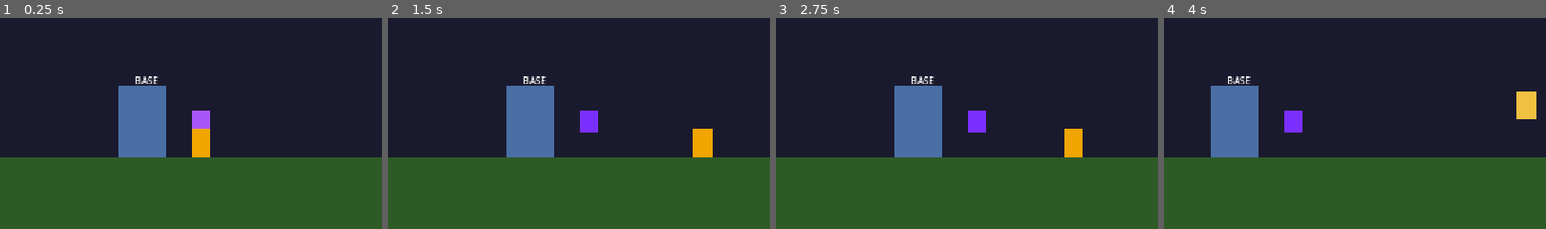
Above: before the commit, frames 1-4 (left to right).
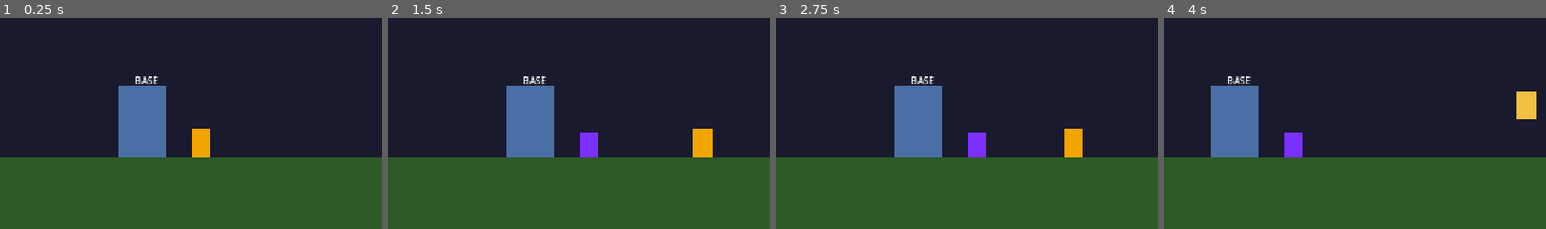
Above: after the commit, the same moments.

Repository: Saebeas/Simplespire
Game: Godot game, scene res://levels/main_game.tscn
Two runs of this game, one before a commit and one after it. Both use one fixed random seed, a clock stepped at 60 frames per second and the inputs below.
Inputs (mouse positions are % of the whole screen's width and height, from its top left):
- Up to frame 1 (0.25 s): no input
- Up to frame 2 (1.5 s): tap Enter at 0.5 s; move the mouse to (72, 44) at 0.52 s; hold D (move_right) from 0.53 s (still down); click (72, 44) at 0.67 s; tap W (move_up) at 0.77 s; move the mouse to (30, 54) at 1.27 s; click (30, 54) at 1.42 s
- Up to frame 3 (2.75 s): tap W (move_up) at 1.52 s; move the mouse to (60, 27) at 2.02 s; release D (move_right) at 2.03 s; hold A (move_left) from 2.03 s (still down); click (60, 27) at 2.17 s
- Up to frame 4 (4 s): move the mouse to (45, 69) at 2.77 s; release A (move_left) at 2.78 s; hold D (move_right) from 2.78 s (still down); click (45, 69) at 2.92 s; tap W (move_up) at 3.02, 3.77 s; move the mouse to (80, 64) at 3.52 s; click (80, 64) at 3.67 s
The pictures show only the part of the screen within x 5-55%, y 50-100%; the shares and areas given below are measured in that part.

The runs differ from the first frame. In frame 1, 0.4% of the frame differs, in the area x 50-55%, y 43-53%; in frame 2, 1.1%, in the area x 50-55%, y 43-67%; in frame 3, 1.1%; in frame 4, 1.1%.

Commit message:
some more adjustments to channeling

Diff:
--- a/entities/crystal_node.gd
+++ b/entities/crystal_node.gd
@@ -6,6 +6,7 @@
 	var zone: String = "base_zone"
 
 @onready var interaction_zone: Area2D  = $InteractionZone
+@onready var click_zone: Area2D        = $ClickZone
 @onready var channel_bar: ProgressBar  = $ProgressBarContainer/ChannelBar
 @onready var visual: ColorRect         = $Visual
 
@@ -15,8 +16,8 @@
 var _player_in_range: bool   = false
 var _player_ref: Node        = null
 
-var _yield_amount: int   = 10
-var _pack_chance: float  = 0.01
+var _yield_amount: int  = 10
+var _pack_chance: float = 0.01
 
 
 func _ready() -> void:
@@ -32,20 +33,24 @@
 	channel_bar.value   = 0.0
 	channel_bar.visible = false
 
+	# InteractionZone — proximity detection only (no input_event)
 	interaction_zone.body_entered.connect(_on_body_entered)
 	interaction_zone.body_exited.connect(_on_body_exited)
+
+	# ClickZone — click detection only, exactly matches the visual rect
+	click_zone.input_event.connect(_on_click_zone_input)
+
 	EventBus.player_stun_started.connect(_on_player_stunned)
 
 	print("[CrystalNode] Ready | Zone: %s | Yield: %d | PackChance: %.1f%%" % \
 		[zone, _yield_amount, _pack_chance * 100.0])
 
 
-func _unhandled_input(event: InputEvent) -> void:
+func _on_click_zone_input(_viewport: Node, event: InputEvent, _shape_idx: int) -> void:
 	if event is InputEventMouseButton:
 		if event.button_index == MOUSE_BUTTON_LEFT and event.pressed:
-			if _player_in_range:
-				_start_channel()
-				get_viewport().set_input_as_handled()
+			_start_channel()
+			get_viewport().set_input_as_handled()
 
 
 func _physics_process(delta: float) -> void:
@@ -122,9 +127,8 @@
 
 	print("[CrystalNode] Channel complete! +%d Mined Resources" % _yield_amount)
 
-	# ★ FIX 2: If mouse still held and player still in range, restart immediately
 	if _player_in_range and Input.is_mouse_button_pressed(MOUSE_BUTTON_LEFT):
-		_start_channel()  # ★ FIX 2
+		_start_channel()
 
 
 func _on_body_entered(body: Node2D) -> void:
@@ -138,10 +142,9 @@
 	if body.is_in_group("player"):
 		_player_in_range = false
 		visual.color     = Color("#7b2fff")
-		# ★ FIX 1: Cancel BEFORE nulling _player_ref so stop_laser() can fire
 		if _is_channeling:
-			_cancel_channel()  # ★ FIX 1 — moved up, _player_ref still valid here
-		_player_ref = null     # ★ FIX 1 — nulled AFTER cancel, not before
+			_cancel_channel()
+		_player_ref = null
 
 
 func _on_player_stunned() -> void:
--- a/entities/crystal_node.tscn
+++ b/entities/crystal_node.tscn
@@ -4,6 +4,9 @@
 
 [sub_resource type="CircleShape2D" id="CircleShape2D_gtjg0"]
 radius = 80.0
+
+[sub_resource type="RectangleShape2D" id="RectangleShape2D_tcijs"]
+size = Vector2(30, 40)
 
 [node name="CrystalNode" type="Node2D" unique_id=834221811]
 script = ExtResource("1_tcijs")
@@ -12,6 +15,7 @@
 offset_left = -15.0
 offset_top = -40.0
 offset_right = 15.0
+mouse_filter = 2
 color = Color(0.48235294, 0.18431373, 1, 1)
 
 [node name="InteractionZone" type="Area2D" parent="." unique_id=1489030810]
@@ -30,3 +34,11 @@
 offset_bottom = 8.0
 max_value = 1.0
 show_percentage = false
+
+[node name="ClickZone" type="Area2D" parent="." unique_id=553735226]
+collision_layer = 0
+collision_mask = 0
+
+[node name="ClickShape" type="CollisionShape2D" parent="ClickZone" unique_id=832420065]
+position = Vector2(0, -20)
+shape = SubResource("RectangleShape2D_tcijs")
--- a/entities/player.gd
+++ b/entities/player.gd
@@ -24,23 +24,23 @@
 var _was_on_floor: bool       = false
 var _jump_held: bool          = false
 var _facing_right: bool       = true
-var _channel_target: Node2D   = null  # ★ NEW
+var _channel_target: Node2D   = null
 
 @onready var visual: ColorRect     = $Visual
 @onready var stun_detector: Area2D = $StunDetector
-@onready var laser_beam: Line2D    = %LaserBeam  # ★ NEW
+@onready var laser_beam: Line2D    = %LaserBeam
 
 
 func _ready() -> void:
 	var cfg: Dictionary = DataLoader.get_balance_section("player")
-	move_speed           = float(cfg.get("move_speed",          200.0))
-	stun_duration        = float(cfg.get("stun_duration",       1.0))
-	jump_height          = float(cfg.get("jump_height",         140.0))
-	time_to_peak         = float(cfg.get("time_to_peak",        0.38))
-	time_to_fall         = float(cfg.get("time_to_fall",        0.28))
-	coyote_time          = float(cfg.get("coyote_time",         0.12))
-	jump_buffer_time     = float(cfg.get("jump_buffer_time",    0.12))
-	fast_fall_multiplier = float(cfg.get("fast_fall_multiplier",2.2))
+	move_speed           = float(cfg.get("move_speed",           200.0))
+	stun_duration        = float(cfg.get("stun_duration",        1.0))
+	jump_height          = float(cfg.get("jump_height",          140.0))
+	time_to_peak         = float(cfg.get("time_to_peak",         0.38))
+	time_to_fall         = float(cfg.get("time_to_fall",         0.28))
+	coyote_time          = float(cfg.get("coyote_time",          0.12))
+	jump_buffer_time     = float(cfg.get("jump_buffer_time",     0.12))
+	fast_fall_multiplier = float(cfg.get("fast_fall_multiplier", 2.2))
 
 	_jump_velocity = -(2.0 * jump_height) / time_to_peak
 	_jump_gravity  =  (2.0 * jump_height) / (time_to_peak * time_to_peak)
@@ -48,6 +48,10 @@
 
 	stun_detector.body_entered.connect(_on_stun_body_entered)
 	add_to_group("player")
+
+	# Enforce in code — Inspector alone isn't reliable across scene reloads
+	input_pickable = false
+	stun_detector.input_pickable = false
 
 	print("[Player] Ready | Speed:%.0f JumpH:%.0f Rise:%.2fs Fall:%.2fs" % \
 		[move_speed, jump_height, time_to_peak, time_to_fall])
@@ -77,7 +81,7 @@
 	_apply_horizontal_input()
 	move_and_slide()
 	_update_state_after_move()
-	_update_laser()  # ★ NEW
+	_update_laser()
 
 
 func _apply_gravity(delta: float) -> void:
@@ -99,10 +103,8 @@
 func _update_coyote(delta: float) -> void:
 	if _was_on_floor and not is_on_floor() and velocity.y >= 0.0:
 		_coyote_timer = coyote_time
-
 	if _coyote_timer > 0.0:
 		_coyote_timer -= delta
-
 	if is_on_floor():
 		_coyote_timer = 0.0
 
@@ -115,10 +117,8 @@
 	if Input.is_action_just_pressed("move_up"):
 		_jump_buffer_timer = jump_buffer_time
 		_jump_held = true
-
 	if Input.is_action_just_released("move_up"):
 		_jump_held = false
-
 	if _jump_buffer_timer > 0.0:
 		_jump_buffer_timer -= delta
 
@@ -194,35 +194,24 @@
 		apply_stun()
 
 
-# =============================================================================
-# LASER BEAM  ★ NEW — everything below this line is new
-# =============================================================================
-
-## Called by CrystalNode when channeling begins.
-func start_laser(target: Node2D) -> void:  # ★ NEW
-	_channel_target = target                # ★ NEW
-	laser_beam.visible = true               # ★ NEW
-	laser_beam.set_point_position(0, Vector2(0, -24))              # ★ NEW
-	laser_beam.set_point_position(1, to_local(target.global_position))  # ★ NEW
-
-
-## Called by CrystalNode when channeling ends for any reason.
-func stop_laser() -> void:                              # ★ NEW
-	_channel_target = null                              # ★ NEW
-	laser_beam.visible = false                          # ★ NEW
-	laser_beam.set_point_position(1, Vector2(0, -24))  # ★ NEW
-
-
-## Tracks laser endpoint to the crystal node every frame.
-func _update_laser() -> void:                                               # ★ NEW
-	if _channel_target == null or not laser_beam.visible:                   # ★ NEW
-		return                                                              # ★ NEW
-	laser_beam.set_point_position(1, to_local(_channel_target.global_position))  # ★ NEW
-
-
-# =============================================================================
-# PUBLIC API
-# =============================================================================
+func start_laser(target: Node2D) -> void:
+	_channel_target = target
+	laser_beam.visible = true
+	laser_beam.set_point_position(0, Vector2(0, -24))
+	laser_beam.set_point_position(1, to_local(target.global_position + Vector2(0, -20)))
+
+
+func stop_laser() -> void:
+	_channel_target = null
+	laser_beam.visible = false
+	laser_beam.set_point_position(1, Vector2(0, -24))
+
+
+func _update_laser() -> void:
+	if _channel_target == null or not laser_beam.visible:
+		return
+	laser_beam.set_point_position(1, to_local(_channel_target.global_position + Vector2(0, -20)))
+
 
 func is_stunned() -> bool:
 	return current_state == State.STUNNED
--- a/entities/player.tscn
+++ b/entities/player.tscn
@@ -26,6 +26,7 @@
 [node name="StunDetector" type="Area2D" parent="." unique_id=1481773406]
 collision_layer = 0
 collision_mask = 8
+input_pickable = false
 
 [node name="StunShape" type="CollisionShape2D" parent="StunDetector" unique_id=55786180]
 position = Vector2(0, -24)
--- a/levels/main_game.tscn
+++ b/levels/main_game.tscn
@@ -54,7 +54,7 @@
 unique_name_in_owner = true
 
 [node name="CrystalNode" parent="World/CrystalNodes" unique_id=834221811 instance=ExtResource("3_48shk")]
-position = Vector2(400, 560)
+position = Vector2(400, 600)
 
 [node name="Units" type="Node2D" parent="World" unique_id=348663371]
 unique_name_in_owner = true
